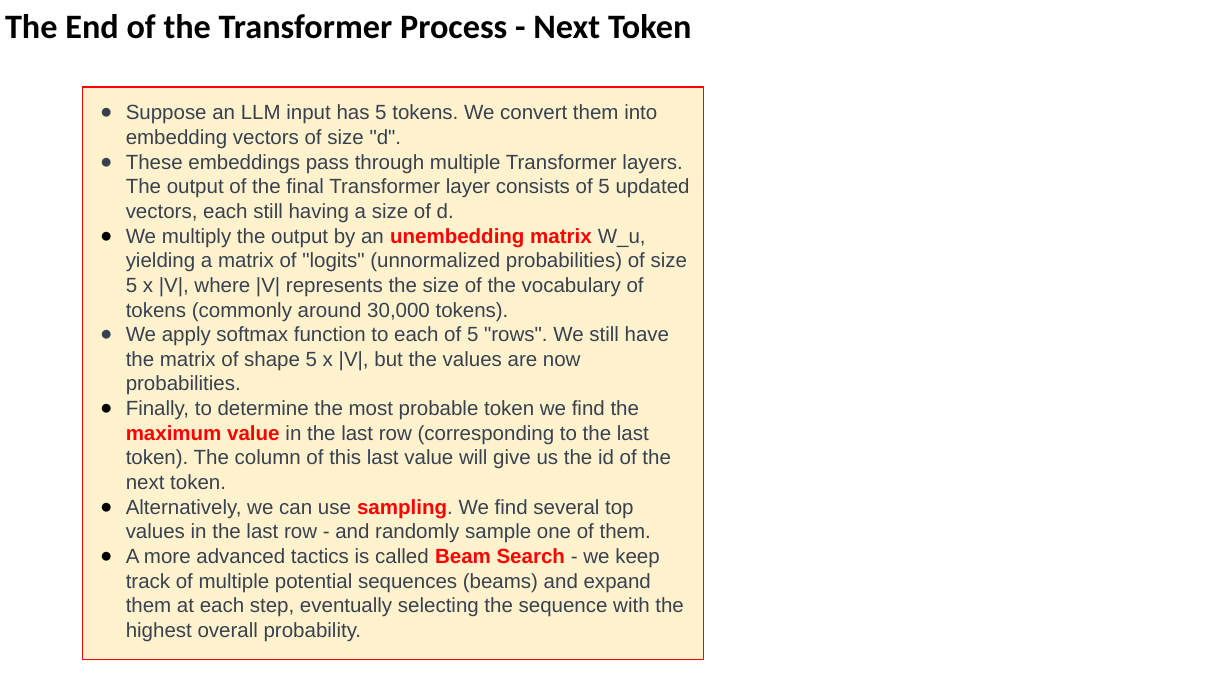
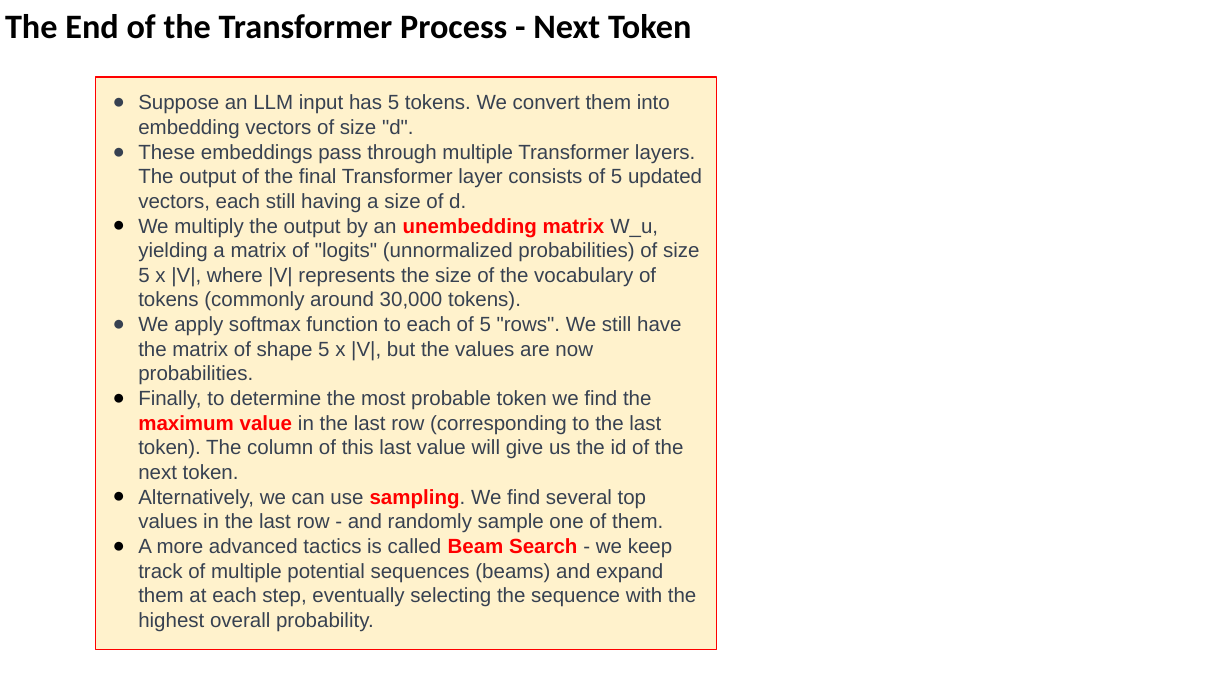
Before and after one commit to lselector/seminar, a slide deck: slide 20 of 2024/2024-01-19-AI-Updates.pptx. Drawn at 1232x693 pixels with LibreOffice and Linux fonts; fonts in the diff are those of the drawing. Boxes give left, top, right and bottom in pixels: in the first picture for what was removed or moved away, otherwise in the second. Text is boxed around its words. In the diff, an @@ line names an element or a change of style, - is before the commit and + after.

```diff
--- a/2024/2024-01-19-AI-Updates.pptx
+++ b/2024/2024-01-19-AI-Updates.pptx
@@ rectangle "Suppose an LLM input has ...": place and size @@
-rectangle "Suppose an LLM input has ..." at (83,87,703,660)
+rectangle "Suppose an LLM input has ..." at (95,78,716,650)
```
Also in this commit, not shown: 4 other slides changed.
